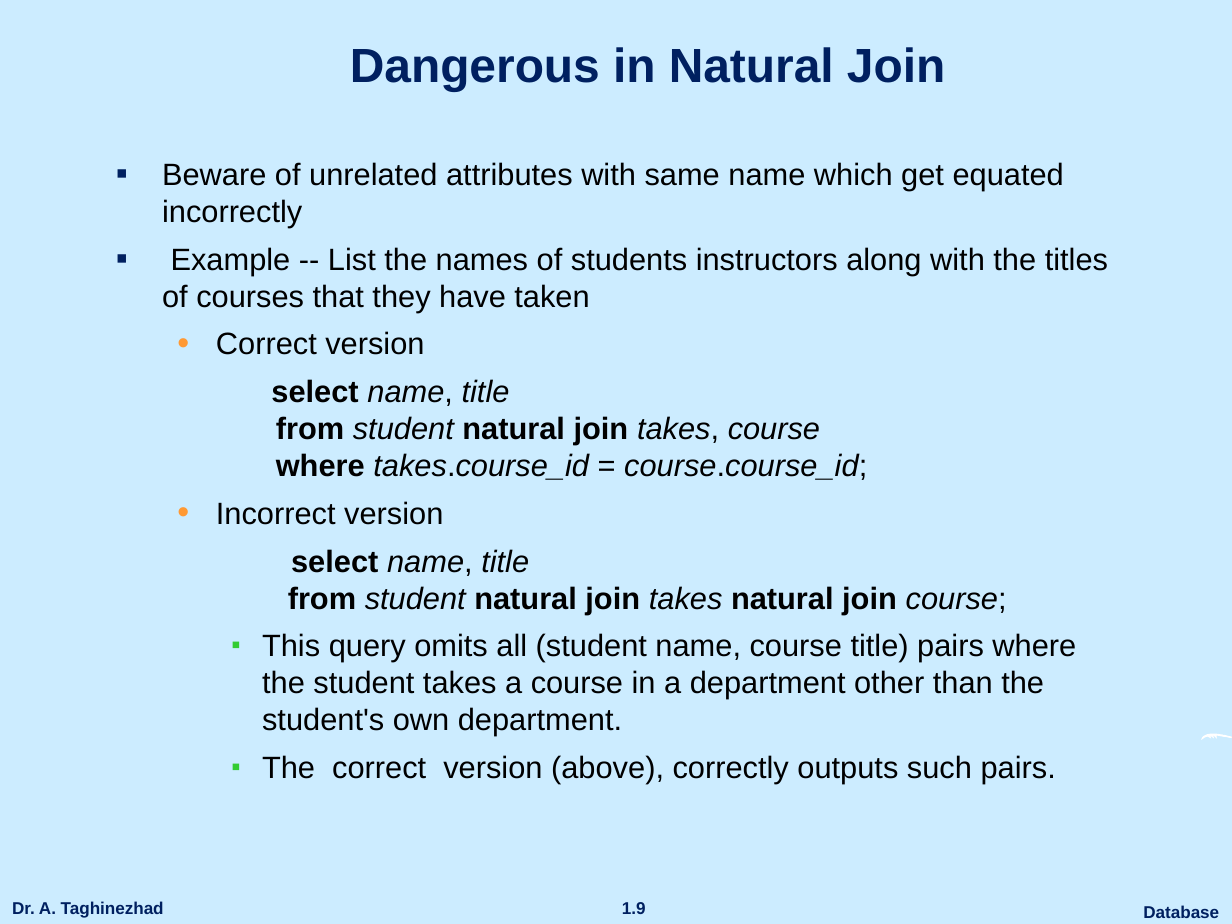
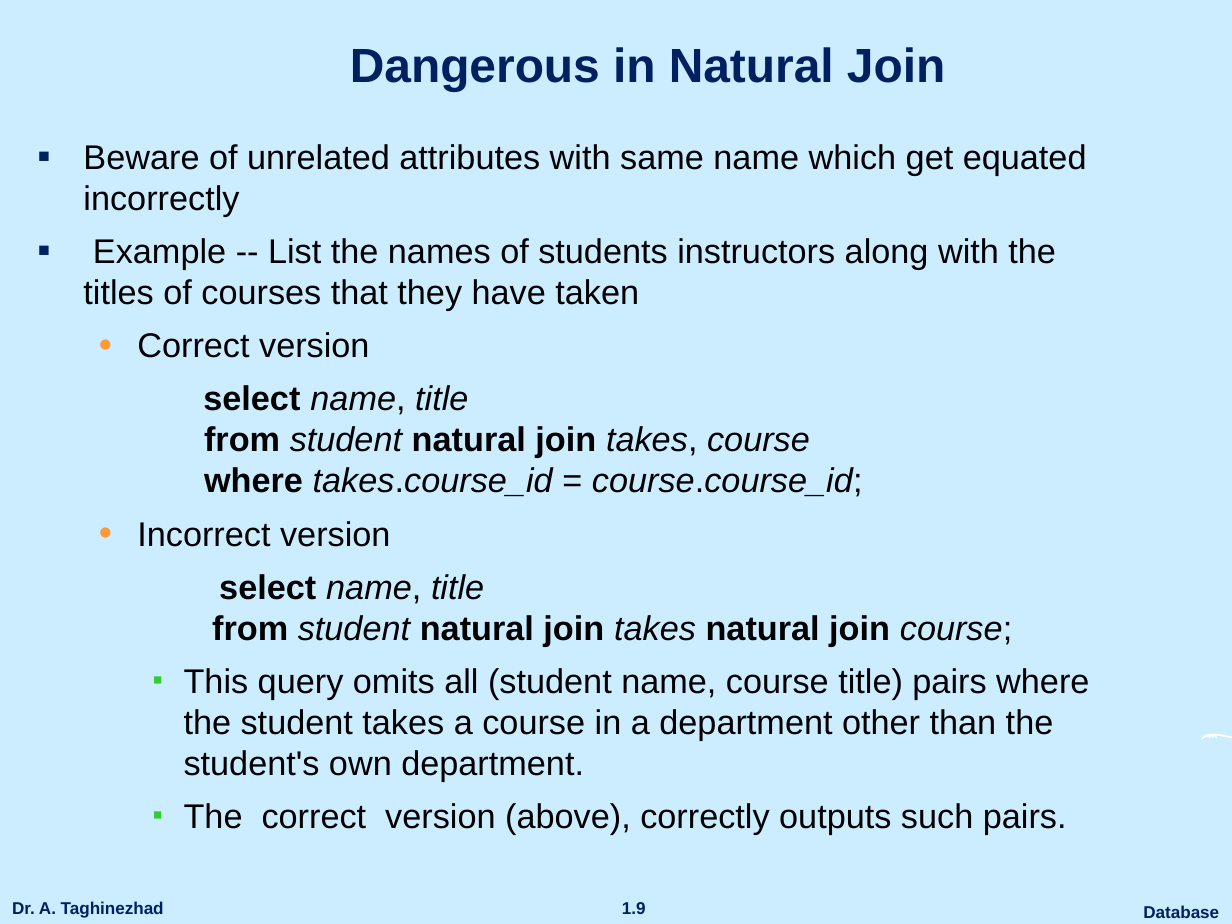
Before and after one commit to ataghinezhad/ataghinezhad.github.io, a slide deck: slide 9 of courses/downloads/temp/Database_Lec4.pptx. Drawn at 1232x924 pixels with LibreOffice and Linux fonts; fonts in the diff are those of the drawing; background and template pictures are left out. Boxes give left, top, right and bottom in pixels: in the first picture for what was removed or moved away, otherwise in the second. Text is boxed around its words. In the diff, an @@ line names an element or a change of style, - is before the commit and + after.

```diff
--- a/courses/downloads/temp/Database_Lec4.pptx
+++ b/courses/downloads/temp/Database_Lec4.pptx
@@ text "Beware of unrelated attributes with ...": place and size @@
-text "Beware of unrelated attributes with ..." at bbox=[162, 162, 1108, 784]
+text "Beware of unrelated attributes with ..." at bbox=[83, 144, 1089, 835]
@@ text "Beware of unrelated attributes with ..." at bbox=[83, 144, 1089, 835]: size 18 to 20 pt @@
```
Also in this commit, not shown: 7 other slides changed, 2 other files.
